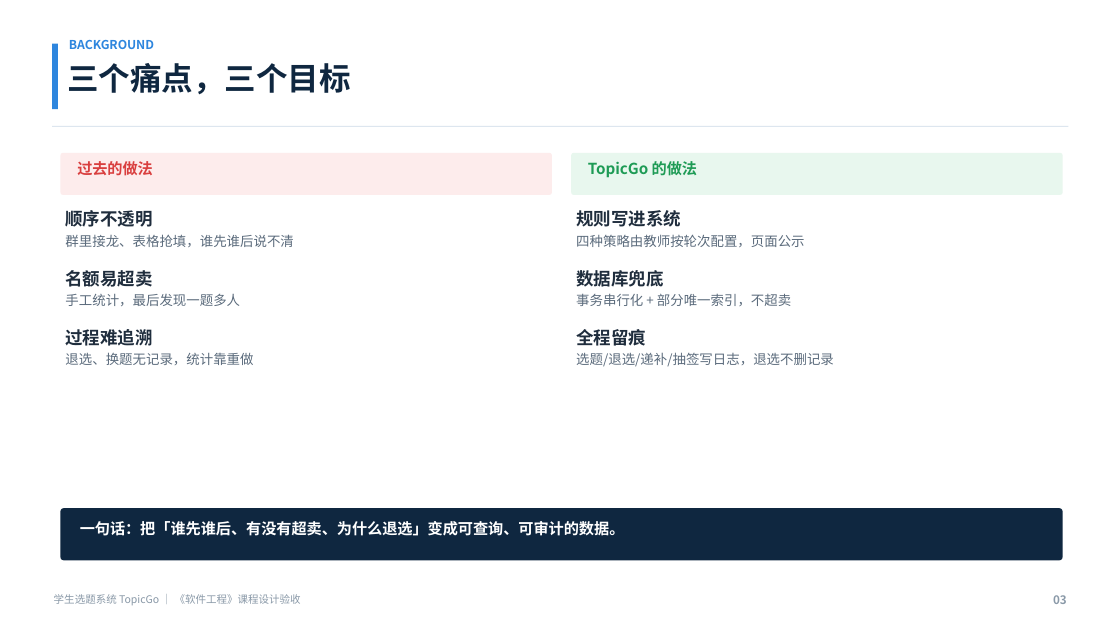
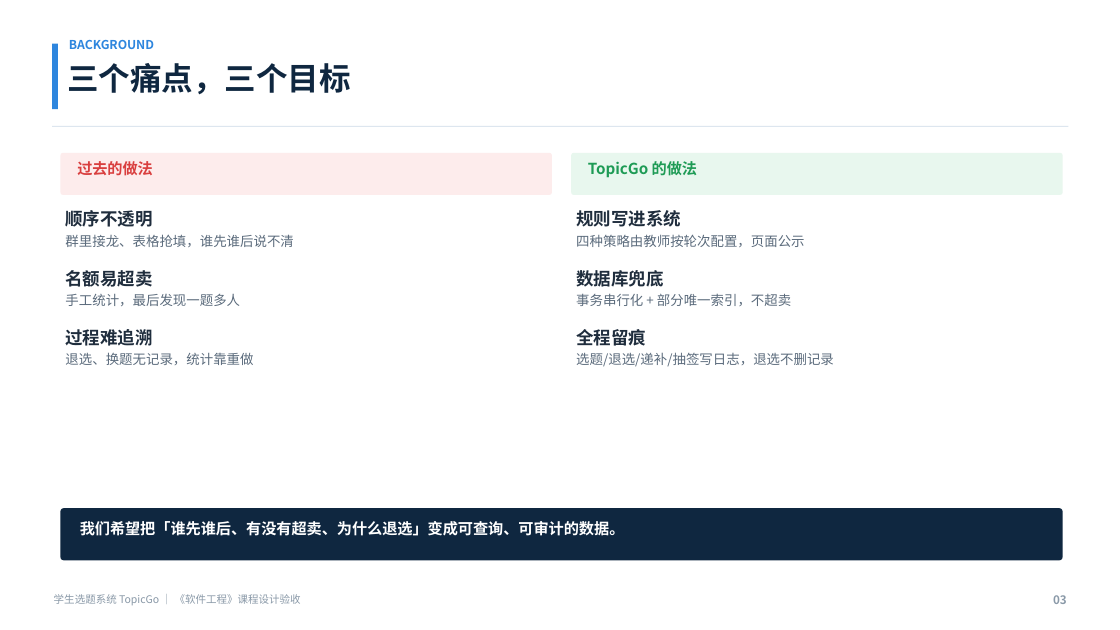
Before and after one commit to haixiaoyuntian/topicgo, a slide deck: slide 3 of student-topic-system/验收/TopicGo-验收汇报.pptx. Drawn at 1120x630 pixels with LibreOffice and Linux fonts; fonts in the diff are those of the drawing. Boxes give left, top, right and bottom in pixels: in the first picture for what was removed or moved away, otherwise in the second. Text is boxed around its words. In the diff, an @@ line names an element or a change of style, - is before the commit and + after.

```diff
--- a/student-topic-system/验收/TopicGo-验收汇报.pptx
+++ b/student-topic-system/验收/TopicGo-验收汇报.pptx
@@ text at (80, 521, 625, 536): text changed @@
-一句话：把「谁先谁后、有没有超卖、为什么退选」变成可查询、可审计的数据。
+我们希望把「谁先谁后、有没有超卖、为什么退选」变成可查询、可审计的数据。
```
Also in this commit, not shown: 11 other slides changed, 2 other files.
